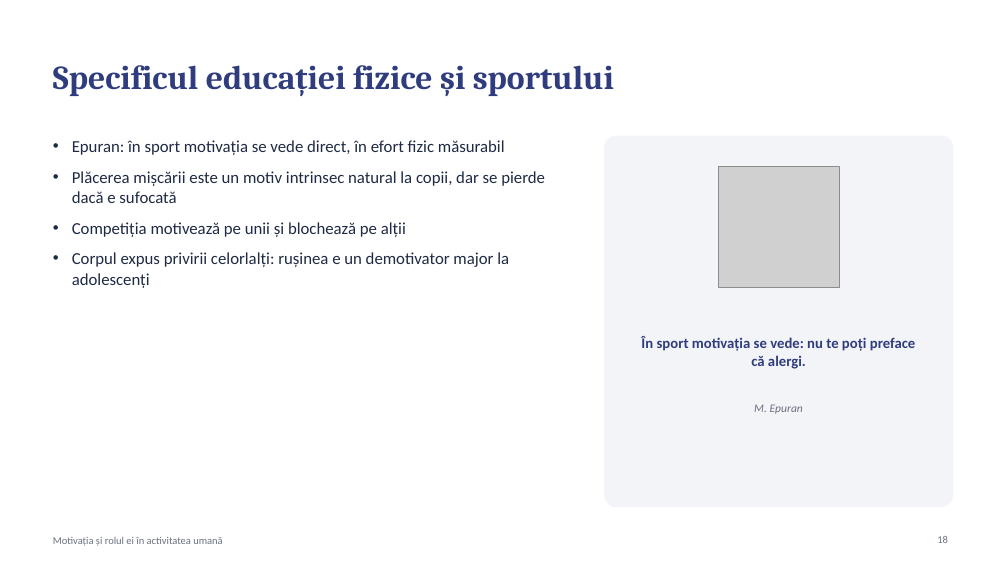
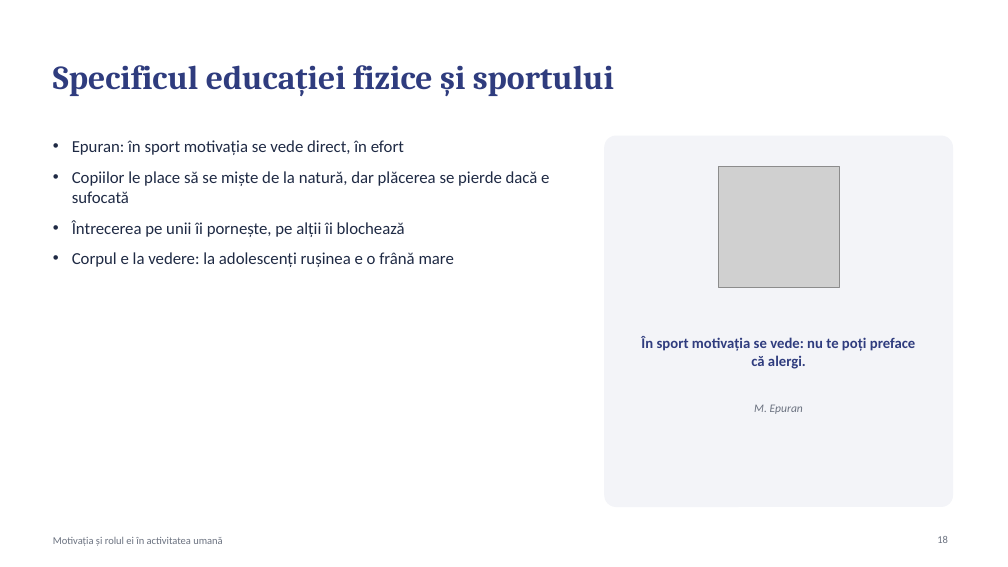
Before and after one commit to uskatu/aplicatie-autorulate, a slide deck: slide 18 of transfer/Motivatia_Proiect_Grupa5104.pptx. Drawn at 1008x567 pixels with LibreOffice and Linux fonts; fonts in the diff are those of the drawing; grey boxes stand for pictures. Boxes give left, top, right and bottom in pixels: in the first picture for what was removed or moved away, otherwise in the second. Text is boxed around its words. In the diff, an @@ line names an element or a change of style, - is before the commit and + after.

```diff
--- a/transfer/Motivatia_Proiect_Grupa5104.pptx
+++ b/transfer/Motivatia_Proiect_Grupa5104.pptx
@@ text at [72, 140, 549, 267]: text changed @@
-• Epuran: în sport motivația se vede direct, în efort fizic măsurabil
-• Plăcerea mișcării este un motiv intrinsec natural la copii, dar se pierde dacă e sufocată
-• Competiția motivează pe unii și blochează pe alții
-• Corpul expus privirii celorlalți: rușinea e un demotivator major la adolescenți
+• Epuran: în sport motivația se vede direct, în efort
+• Copiilor le place să se miște de la natură, dar plăcerea se pierde dacă e sufocată
+• Întrecerea pe unii îi pornește, pe alții îi blochează
+• Corpul e la vedere: la adolescenți rușinea e o frână mare
```
Also in this commit, not shown: 20 other slides changed, 1 other file.
